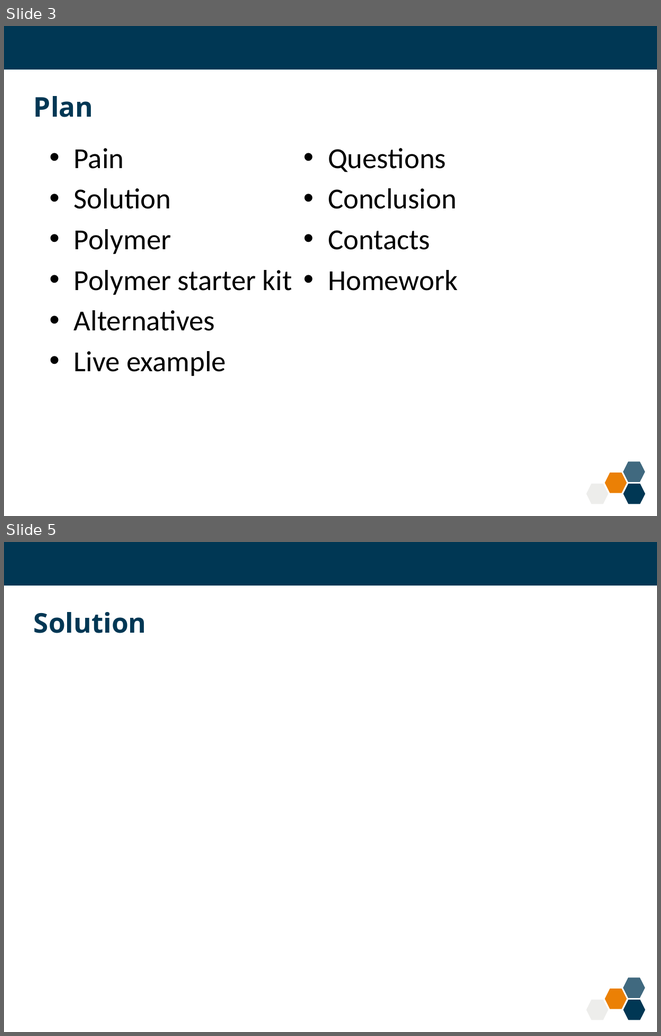
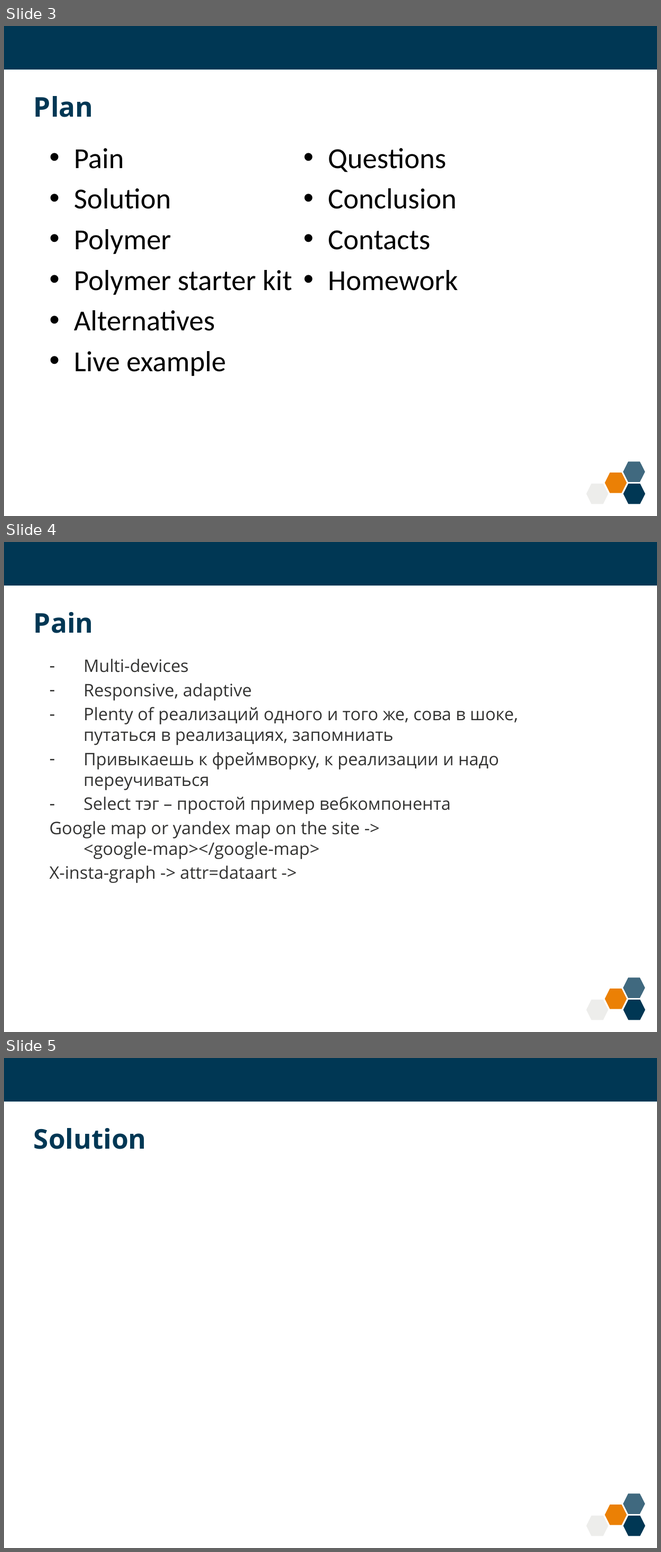
Before and after one commit to kashesandr/Public-Activities, a slide deck: 2015/summer-school/2/index.pptx. Shown one above the other, each under a label of ours: slides 3 and 5 before the commit, slides 3, 4 and 5 after it; the slides between them are not shown. The pictures are 661x1036 and 661x1552 pixels, drawn with LibreOffice and Linux fonts; fonts in the diff are those of the drawing; background and template pictures are left out. Boxes give left, top, right and bottom in pixels: in the first picture for what was removed or moved away, otherwise in the second. Text is boxed around its words. In the diff, an @@ line names an element or a change of style, - is before the commit and + after.

```diff
--- a/2015/summer-school/2/index.pptx
+++ b/2015/summer-school/2/index.pptx
@@ slide 4 added at (x1=4, y1=542, x2=657, y2=1032), background #FFFFFF; not listed: 5 template elements that a slide beside it also shows @@
@@ title added at (x1=34, y1=612, x2=94, y2=633), 30 pt, text #003754, bold @@
+Pain
@@ text added at (x1=50, y1=659, x2=518, y2=883), 19 pt, text #333332 @@
+– Multi-devices
+– Responsive, adaptive
+– Plenty of реализаций одного и того же, сова в шоке, путаться в реализациях, запомниать
+– Привыкаешь к фреймворку, к реализации и надо переучиваться
+– Select тэг – простой пример вебкомпонента
+Google map or yandex map on the site -> <google-map></google-map>
+X-insta-graph -> attr=dataart ->
```
Also in this commit, not shown: 1 slide changed, 4 other slides added, 3 slides removed.
